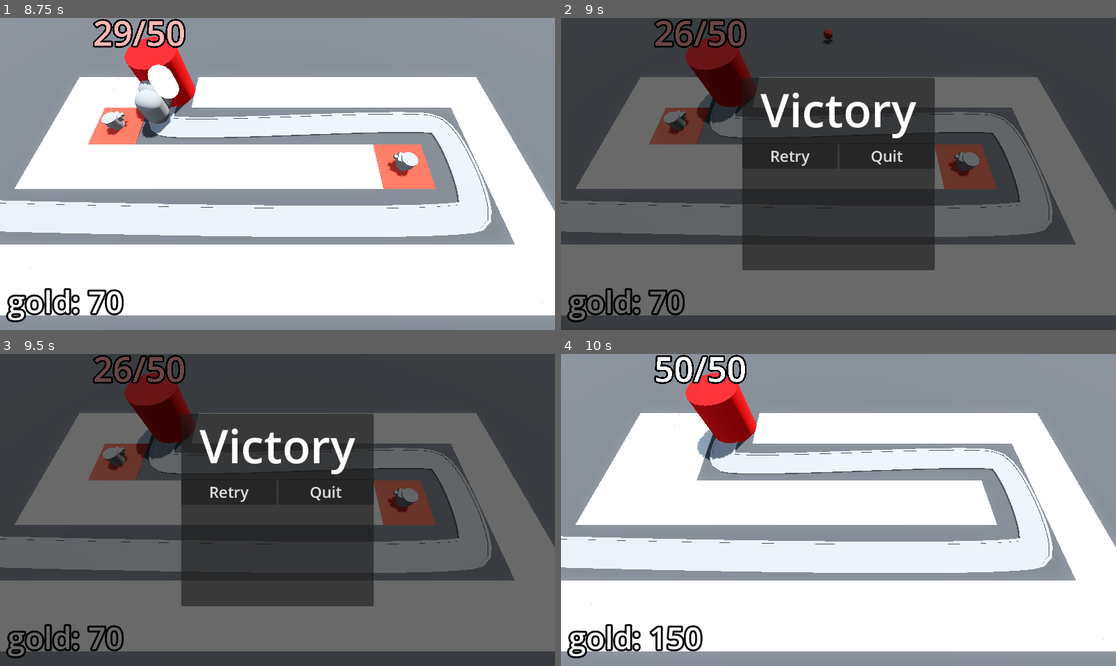
Above: before the commit, frames 1-4 (two rows, left to right).
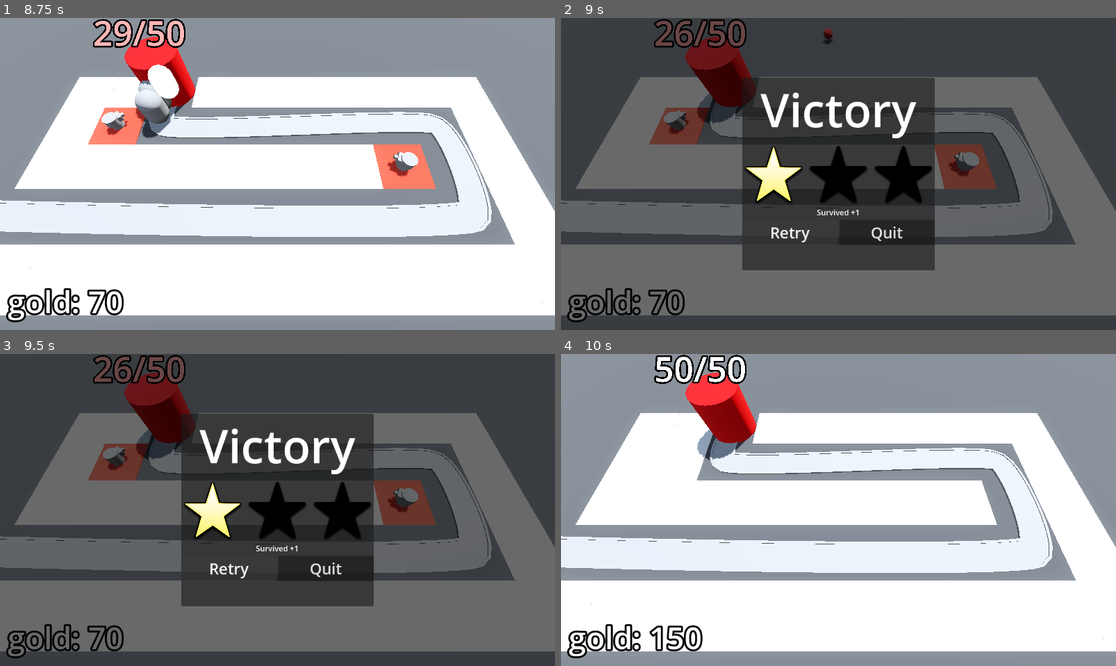
Above: after the commit, the same moments.

Repository: t04glovern/TinyTowerDefense
Game: Godot game, scene res://Levels/BaseLevel.tscn
Two runs of this game, one before a commit and one after it. Both use one fixed random seed, a clock stepped at 60 frames per second and the inputs below.
Inputs (mouse positions are in pixels of both pictures, inside the frame that each line leads up to):
- Up to frame 1 (8.75 s): move the mouse to (399, 158) at 0.52 s; press the mouse at (399, 158) at 0.53 s; move the mouse to (166, 189) at 1.27 s; release the mouse at (166, 189) at 1.28 s; click (166, 189) at 1.35 s; move the mouse to (333, 105) at 2.02 s; press the mouse at (333, 105) at 2.03 s; move the mouse to (249, 236) at 2.77 s; release the mouse at (249, 236) at 2.78 s; click (249, 236) at 2.85 s; move the mouse to (444, 220) at 3.52 s; press the mouse at (444, 220) at 3.53 s; move the mouse to (111, 127) at 4.27 s; release the mouse at (111, 127) at 4.28 s; click (111, 127) at 4.35 s; move the mouse to (305, 174) at 5.02 s; press the mouse at (305, 174) at 5.03 s; move the mouse to (194, 96) at 5.77 s; release the mouse at (194, 96) at 5.78 s; click (194, 96) at 5.85 s; move the mouse to (399, 158) at 6.52 s; press the mouse at (399, 158) at 6.53 s; move the mouse to (166, 189) at 7.27 s; release the mouse at (166, 189) at 7.28 s; click (166, 189) at 7.35 s; move the mouse to (333, 105) at 8.02 s; press the mouse at (333, 105) at 8.03 s
- Up to frame 2 (9 s): move the mouse to (810, 236) at 8.77 s; release the mouse at (810, 236) at 8.78 s; click (810, 236) at 8.85 s
- Up to frame 3 (9.5 s): no input
- Up to frame 4 (10 s): click "Retry" at 9.5 s

Frame 1 is identical in both runs. In frame 2, 2.9% of the frame differs, in the area x 33-67%, y 40-72%; in frame 3, 2.9%; in frame 4, nothing differs.

Commit message:
59. Rewarding the Player

Diff:
--- a/UserInterface/victory_layer.gd
+++ b/UserInterface/victory_layer.gd
@@ -1,4 +1,24 @@
 extends CanvasLayer
+
+
+@onready var star_1: TextureRect = %Star1
+@onready var star_2: TextureRect = %Star2
+@onready var star_3: TextureRect = %Star3
+@onready var health_label: Label = %HealthLabel
+@onready var money_label: Label = %MoneyLabel
+
+@onready var base = get_tree().get_first_node_in_group("base")
+@onready var bank = get_tree().get_first_node_in_group("bank")
+
+
+func victory() -> void:
+    visible = true
+    if base.max_health == base.current_health:
+        star_2.modulate = Color.WHITE
+        health_label.visible = true
+    if bank.gold >= 500:
+        star_3.modulate = Color.WHITE
+        money_label.visible = true
 
 
 func _on_retry_button_pressed():
--- a/UserInterface/victory_layer.tscn
+++ b/UserInterface/victory_layer.tscn
@@ -1,6 +1,7 @@
-[gd_scene load_steps=3 format=3 uid="uid://vxknrujg3jn0"]
+[gd_scene load_steps=4 format=3 uid="uid://vxknrujg3jn0"]
 
 [ext_resource type="Script" path="res://UserInterface/victory_layer.gd" id="1_sscu4"]
+[ext_resource type="Texture2D" uid="uid://beqqs76y836dv" path="res://Assets/star.png" id="2_4me6e"]
 
 [sub_resource type="LabelSettings" id="LabelSettings_jssee"]
 font_size = 96
@@ -36,6 +37,57 @@
 label_settings = SubResource("LabelSettings_jssee")
 horizontal_alignment = 1
 
+[node name="StarContainer" type="HBoxContainer" parent="CenterContainer/PanelContainer/VBoxContainer"]
+layout_mode = 2
+
+[node name="Star1" type="TextureRect" parent="CenterContainer/PanelContainer/VBoxContainer/StarContainer"]
+unique_name_in_owner = true
+custom_minimum_size = Vector2(128, 128)
+layout_mode = 2
+size_flags_horizontal = 3
+texture = ExtResource("2_4me6e")
+expand_mode = 2
+stretch_mode = 5
+
+[node name="Star2" type="TextureRect" parent="CenterContainer/PanelContainer/VBoxContainer/StarContainer"]
+unique_name_in_owner = true
+modulate = Color(0, 0, 0, 1)
+custom_minimum_size = Vector2(128, 128)
+layout_mode = 2
+size_flags_horizontal = 3
+texture = ExtResource("2_4me6e")
+expand_mode = 2
+stretch_mode = 5
+
+[node name="Star3" type="TextureRect" parent="CenterContainer/PanelContainer/VBoxContainer/StarContainer"]
+unique_name_in_owner = true
+modulate = Color(0, 0, 0, 1)
+custom_minimum_size = Vector2(128, 128)
+layout_mode = 2
+size_flags_horizontal = 3
+texture = ExtResource("2_4me6e")
+expand_mode = 2
+stretch_mode = 5
+
+[node name="SurvivedLabel" type="Label" parent="CenterContainer/PanelContainer/VBoxContainer"]
+layout_mode = 2
+text = "Survived +1"
+horizontal_alignment = 1
+
+[node name="HealthLabel" type="Label" parent="CenterContainer/PanelContainer/VBoxContainer"]
+unique_name_in_owner = true
+visible = false
+layout_mode = 2
+text = "Full Health +1"
+horizontal_alignment = 1
+
+[node name="MoneyLabel" type="Label" parent="CenterContainer/PanelContainer/VBoxContainer"]
+unique_name_in_owner = true
+visible = false
+layout_mode = 2
+text = "Money money money +1"
+horizontal_alignment = 1
+
 [node name="HBoxContainer" type="HBoxContainer" parent="CenterContainer/PanelContainer/VBoxContainer"]
 layout_mode = 2
 
--- a/enemy_path.gd
+++ b/enemy_path.gd
@@ -26,5 +26,4 @@
 		for child in get_children():
 			if child is PathFollow3D:
 				return
-		print("You win!")
-		victory_layer.visible = true
+		victory_layer.victory()
Binary file added: Assets/star.png
Not shown, added: Assets/star.png.import
